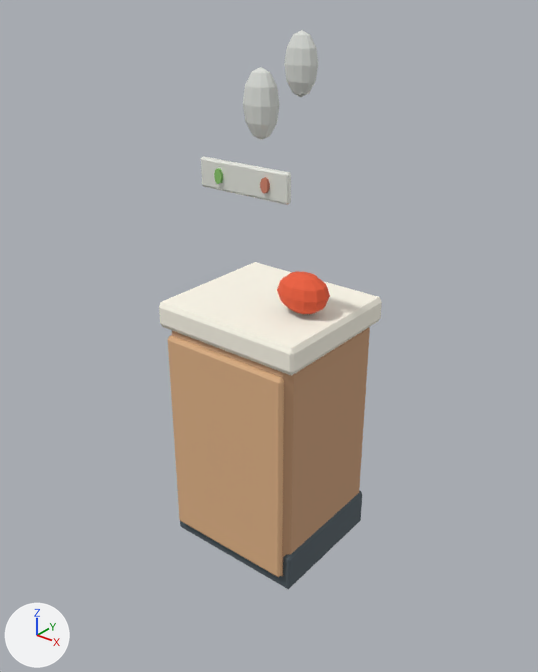
One commit to the Blender file assets/blender/equipment/kitchen_equipment.blend: the scene before it, then after it.
One viewpoint serves both versions: a camera (50 mm lens) standing at (1.72, -2.16, 2.36) and looking at (0.02, -0.04, 1.04). The lights are fixed; the arrows at lower left show +X, +Y and +Z. The picture after the commit comes second. The same objects are shown in both versions, whatever each file hides.

Objects in the first picture: 'a1_stove_industrial:state-active:steam-a', 'a1_stove_industrial:state-active:steam-b', 'a4_fryer:state-active:produce', 'a8_coffee_machine:bottom-plinth', 'a8_coffee_machine:cabinet', 'a8_coffee_machine:cabinet-front', 'a8_coffee_machine:control-strip', 'a8_coffee_machine:control:0', 'a8_coffee_machine:control:1', 'a8_coffee_machine:countertop'.
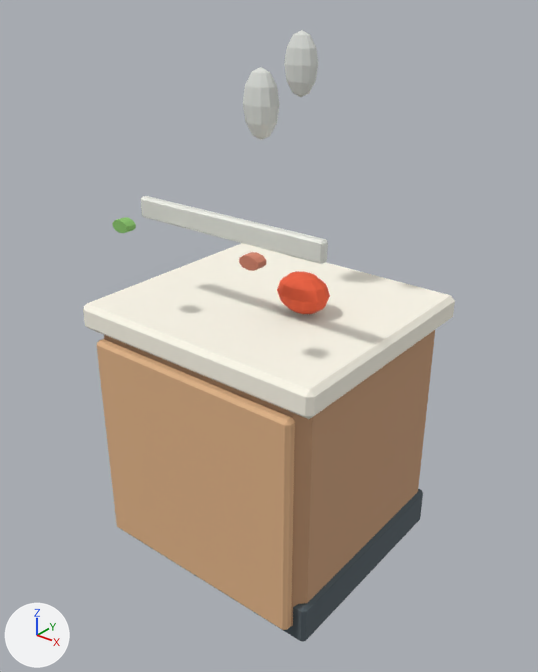
ob_a8_coffee_machine_root is not drawn itself; it is the parent of ob_a8_coffee_machine_cabinet, ob_a8_coffee_machine_cabinet_front, ob_a8_coffee_machine_countertop, ob_a8_coffee_machine_countertop_edge, ob_a8_coffee_machine_bottom_plinth, ob_a8_coffee_machine_espresso_body, ob_a8_coffee_machine_espresso_top, ob_a8_coffee_machine_espresso_front.

Where the newer file only moved an object's origin or applied its transform, the numbers keep the older frame.

The change in detail:
me_cylinder_191 is used by ob_a8_coffee_machine_control_0; parent ob_a8_coffee_machine_root; location (-0.18, -0.282, 1.7); rotation (1.571, 0.0, 0.0), in degrees (90, 0, 0).
me_cylinder_191 had 20 vertices, 12 faces and spanned x -0.0266..0.0266, y -0.028..0.028, z -0.0125..0.0125.
me_cylinder_191 now has 20 vertices, 12 faces and spans x -0.158..-0.082, y -0.174..-0.126, z 0.1672..0.2088.
me_cylinder_191 part 1: the whole mesh is scaled about its middle by (1.43, 0.857, 1.67), then moved by (-0.12, -0.15, 0.188).
me_cylinder_195 is used by ob_a8_coffee_machine_control_1; parent ob_a8_coffee_machine_root; location (0.18, -0.282, 1.7); rotation (1.571, 0.0, 0.0), in degrees (90, 0, 0).
me_cylinder_195 had 20 vertices, 12 faces and spanned x -0.0266..0.0266, y -0.028..0.028, z -0.0125..0.0125.
me_cylinder_195 now has 20 vertices, 12 faces and spans x 0.082..0.158, y -0.174..-0.126, z 0.1672..0.2088.
me_cylinder_195 part 2: the whole mesh is scaled about its middle by (1.43, 0.857, 1.67), then moved by (0.12, -0.15, 0.188).
Object 'a8_coffee_machine:root' (ob_a8_coffee_machine_root) is rescaled from (0.6, 0.6, 1.0) to (1.0, 1.0, 1.0).
Object 'a8_coffee_machine:control-strip' (ob_a8_coffee_machine_control_strip) moves from (0.0, -0.257, 1.7) to (0.0, -0.257, 1.55).

Where the change shows, as pixel boxes (x1, y1, x2, y2) in the pictures (538 x 672 px):
'a8_coffee_machine:cabinet-front', rescaled (70% wider, 20% taller): before (168, 335, 284, 577); after (97, 339, 295, 630)
'a8_coffee_machine:countertop', rescaled (67% wider, 54% taller): before (159, 262, 382, 376); after (83, 243, 455, 419)
'a8_coffee_machine:cabinet', rescaled (67% wider, 19% taller): before (172, 327, 370, 577); after (104, 330, 435, 627)
'a8_coffee_machine:bottom-plinth', rescaled (66% wider, 54% taller): before (180, 490, 362, 589); after (121, 489, 423, 642)
'a8_coffee_machine:control-strip', rescaled, moved (107% wider, 38% taller): before (201, 156, 291, 205); after (141, 196, 328, 264)
'a8_coffee_machine:control:1', reshaped, moved, rescaled: before (260, 177, 270, 194); after (239, 252, 266, 271)
'a8_coffee_machine:control:0', reshaped, moved, rescaled (150% wider): before (214, 168, 223, 184); after (112, 217, 136, 233)
